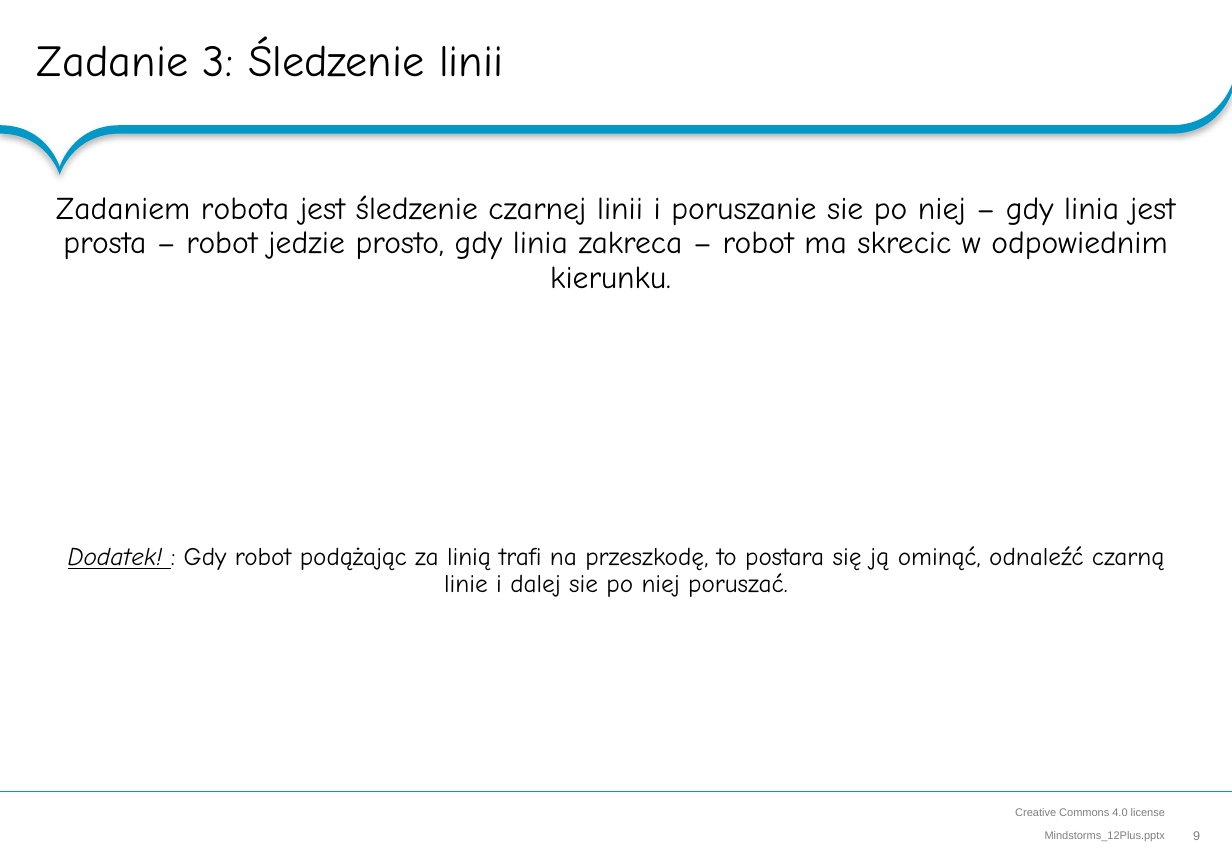
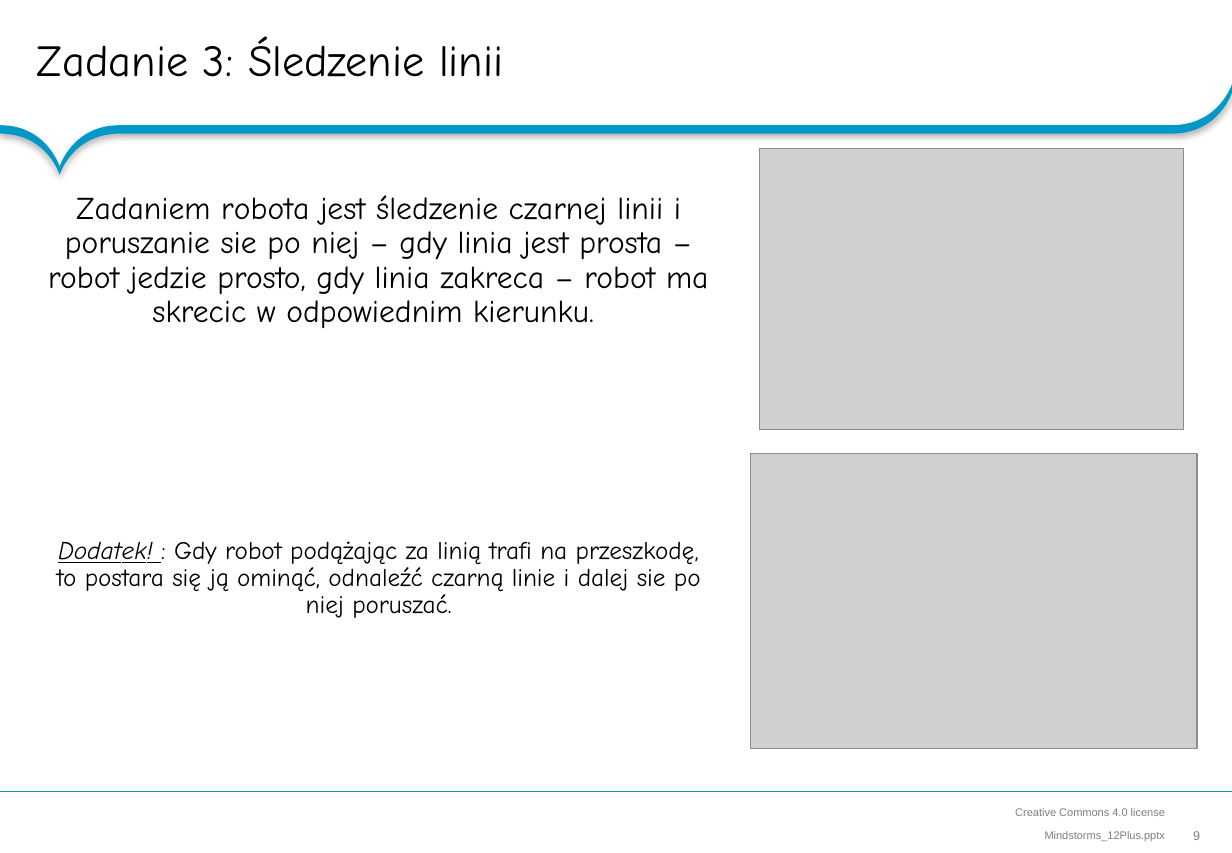
Before and after one commit to RoboCap/mindstorms, a slide deck: slide 9 of Mindstorms_12Plus.pptx. Drawn at 1232x853 pixels with LibreOffice and Linux fonts; fonts in the diff are those of the drawing; grey boxes stand for pictures; background and template pictures are left out. Boxes give left, top, right and bottom in pixels: in the first picture for what was removed or moved away, otherwise in the second. Text is boxed around its words. In the diff, an @@ line names an element or a change of style, - is before the commit and + after.

Commit message:
Added pictures to last exercise

```diff
--- a/Mindstorms_12Plus.pptx
+++ b/Mindstorms_12Plus.pptx
@@ picture added at (760, 149, 1184, 430) @@
@@ text "Zadaniem robota jest śledzenie czarnej ..." rewrapped from (56, 195, 1175, 597) to (48, 195, 708, 618) @@
@@ picture added at (751, 454, 1198, 750) @@
```
